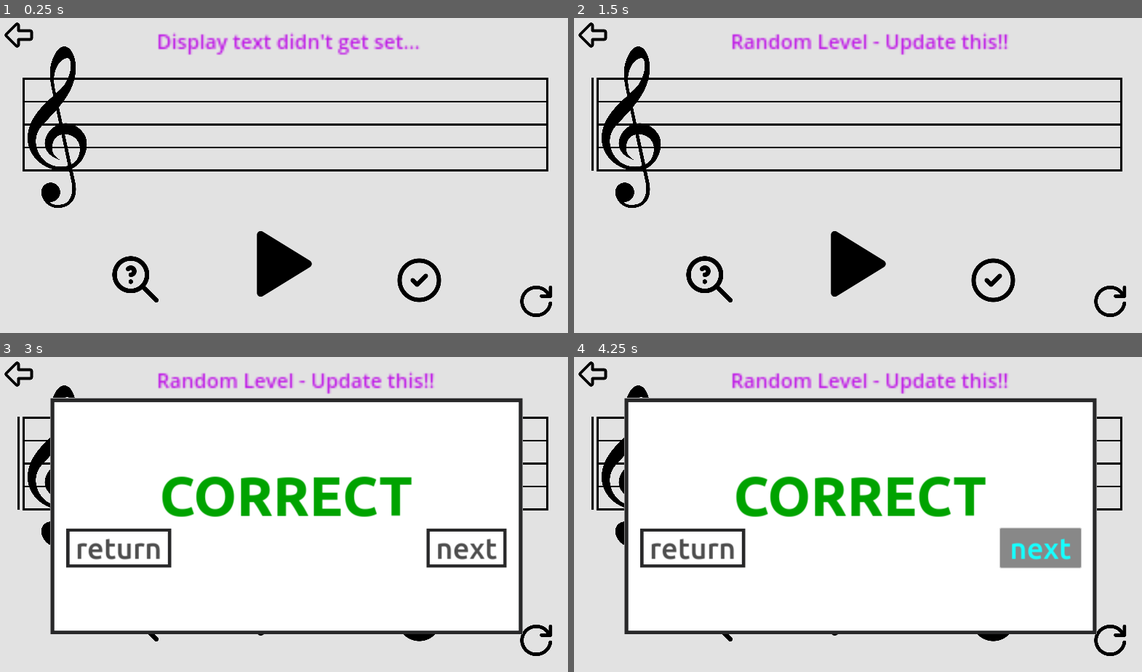
Above: before the commit, frames 1-4 (two rows, left to right).
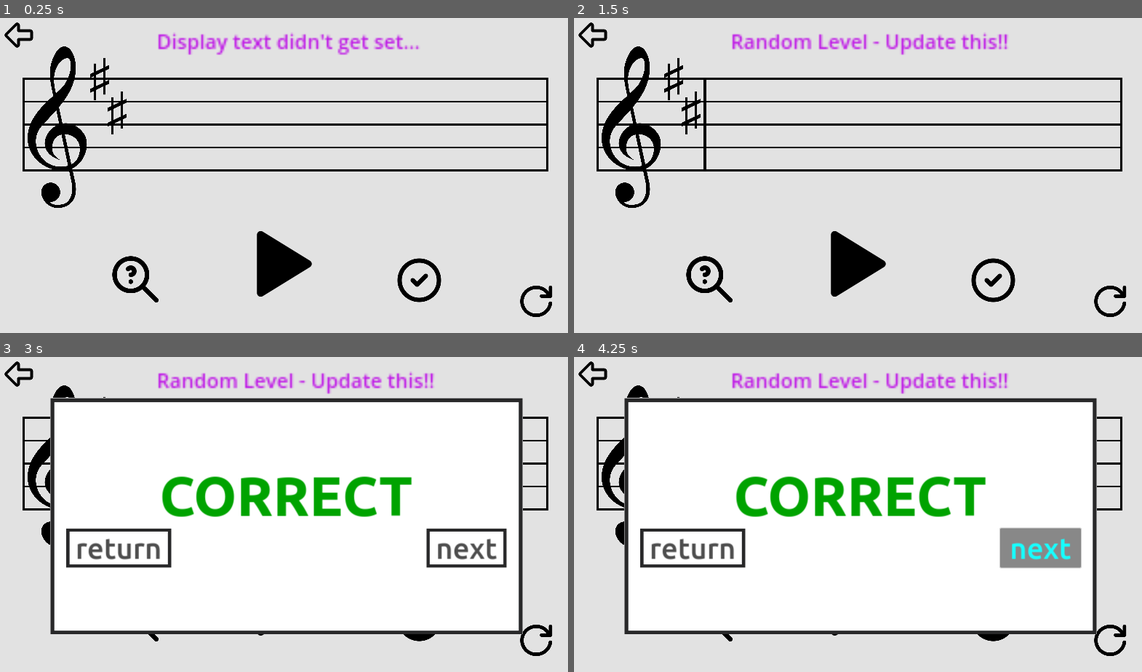
Above: after the commit, the same moments.

Repository: Sniggiho/COMP225-Reluna
Game: Godot game, scene res://Scenes/firstScene.tscn
Same seed, same stepped clock (60 frames per second), same inputs: the game is played once before the commit and once after it.
Inputs (mouse positions are in pixels of both pictures, inside the frame that each line leads up to):
- Up to frame 1 (0.25 s): no input
- Up to frame 2 (1.5 s): click (1107, 301) at 0.52 s; click (852, 263) at 1.25 s
- Up to frame 3 (3 s): click (278, 602) at 2 s; click (420, 618) at 2.75 s
- Up to frame 4 (4.25 s): click "next" at 3.5 s

The runs differ from the first frame. In frame 1, 0.3% of the frame differs, in the area x 15-23%, y 12-37%; in frame 2, 0.5%, in the area x 3-24%, y 12-49%; in frame 3, 0.1%; in frame 4, 0.1%.
Error in both runs: Invalid assignment of index '0' (on base: 'Array') with value of type 'bool'. (res://Scenes/LevelManager/LevelManager.gd:79)

Commit message:
start work on resizing music staff path

Diff:
--- a/Project/Scenes/LevelManager/LevelManager.gd
+++ b/Project/Scenes/LevelManager/LevelManager.gd
@@ -184,7 +184,7 @@
 		listOfDetunedNotes = detuneList
 		# then we make the tune creator
 		createTuneCreator(true)
-		musicStaff.setNotesBPM(GLevelData.numNotes, GLevelData.bpm) # TODO this gets moved outside conditional
+		musicStaff.setNotesBPM(GLevelData.numNotes, GLevelData.bpm) # TODO we don't need this?
 	else:
 		# TODO: update this to use GLevelData
 #		bpm = GLevelData.bpm
--- a/Project/Scenes/MusicStaff/MusicStaff.gd
+++ b/Project/Scenes/MusicStaff/MusicStaff.gd
@@ -38,6 +38,10 @@
 	else:
 		for i in range(1,GLevelData.numAccidentals+1):
 			get_node("flat" + str(i)).show()
+
+	self.get_child(1).get_curve().set_point_position(0,Vector2(295+45*GLevelData.numAccidentals,0))
+
+
 func _draw():
 	var y = startY
 	for i in range(5):
--- a/Project/Scenes/MusicStaff/MusicStaff.tscn
+++ b/Project/Scenes/MusicStaff/MusicStaff.tscn
@@ -36,13 +36,11 @@
 path = NodePath("../Path2D")
 
 [node name="sharp1" type="Sprite2D" parent="."]
-visible = false
 position = Vector2(209, 1)
 scale = Vector2(0.4, 0.4)
 texture = ExtResource("4_bp0ky")
 
 [node name="sharp2" type="Sprite2D" parent="."]
-visible = false
 position = Vector2(257, 94)
 scale = Vector2(0.4, 0.4)
 texture = ExtResource("4_bp0ky")
--- a/Project/Scenes/PlayBar/PlayBar.gd
+++ b/Project/Scenes/PlayBar/PlayBar.gd
@@ -16,13 +16,11 @@
 func setNotesBPM(numNotes : int, bpm : float) -> void:
 	self.numNotes = numNotes
 	self.bpm = bpm
-	melodyLengthT = (numNotes + 1) * 60. / bpm / 0.8
+	self.melodyLengthT = (numNotes + 1) * 60. / bpm / 0.8
 
 # Called when the node enters the scene tree for the first time.
 func _ready():
 	visible = false
-	pass # Replace with function body.
-
 
 # Called every frame. 'delta' is the elapsed time since the previous frame.
 func _process(delta):
@@ -32,8 +30,6 @@
 
 		if pathFollow.progress_ratio >= 1:
 			_reset()
-		pass
-	pass
 
 # Reset position of play bar, set invisible, make it stop playing
 func _reset() -> void:
@@ -41,7 +37,6 @@
 	visible = false
 	pathFollow.progress_ratio = 0
 	global_position = pathFollow.global_position
-	pass
 
 func play() -> void:
 	if not playing:
